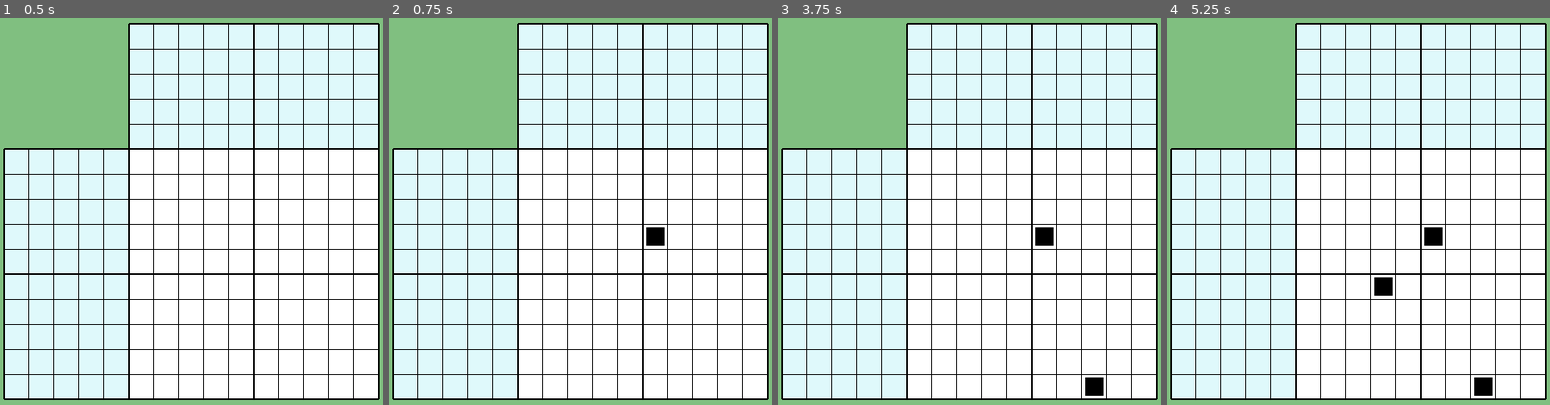
Above: before the commit, frames 1-4 (left to right).
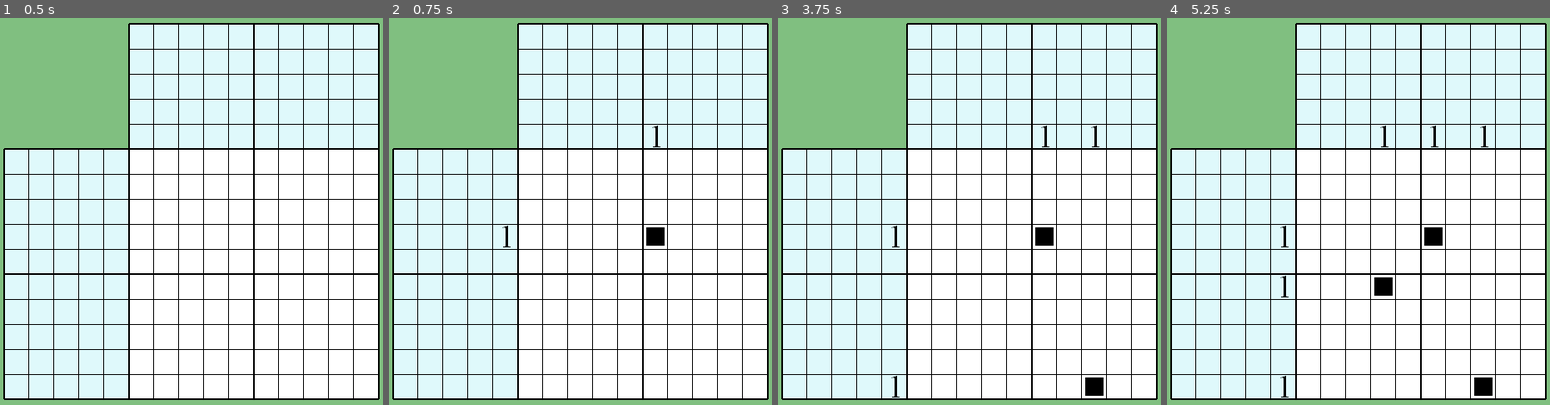
Above: after the commit, the same moments.

Repository: vivisuke/GodotNonogram
Game: Godot game, scene res://MainScene.tscn
Two runs of this game, one before a commit and one after it. Both use one fixed random seed, a clock stepped at 60 frames per second and the inputs below.
Inputs (mouse positions are in pixels of both pictures, inside the frame that each line leads up to):
- Up to frame 1 (0.5 s): no input
- Up to frame 2 (0.75 s): tap Enter at 0.5 s; move the mouse to (664, 242) at 0.52 s; click (664, 242) at 0.67 s
- Up to frame 3 (3.75 s): tap Space at 1.25, 2.75 s; move the mouse to (892, 308) at 1.27 s; click (892, 308) at 1.42 s; tap Enter at 2, 3.5 s; move the mouse to (1007, 126) at 2.02 s; click (1007, 126) at 2.17 s; move the mouse to (outside the picture) at 2.77 s; click (outside the picture) at 2.92 s; move the mouse to (1084, 374) at 3.52 s; click (1084, 374) at 3.67 s
- Up to frame 4 (5.25 s): tap Space at 4.25 s; move the mouse to (1243, 172) at 4.27 s; click (1243, 172) at 4.42 s; move the mouse to (1377, 273) at 5.02 s; click (1377, 273) at 5.17 s

Frame 1 is identical in both runs. In frame 2, less than 0.1% of the frame differs, in the area x 29-71%, y 27-60%; in frame 3, 0.2%; in frame 4, 0.3%, in the area x 29-84%, y 27-99%.

Commit message:
0009 ◎ C 05/17 05/17 0.001│ToDo│タイルセットに "1" ～ "10" 設定 0010 ◎ C 05/17 05/17 0.001│ToDo│手がかり数字自動計算

Diff:
--- a/GodotNonogram/MainScene.gd
+++ b/GodotNonogram/MainScene.gd
@@ -23,28 +23,63 @@
 	#print("BD WD = ", BOARD_WIDTH)
 	#$TileMap.set_cell(0, 0, 0)
 	#$TileMap.set_cell(1, 1, 1)
+	#$TileMap.set_cell(1, -1, 2)
+	#$TileMap.set_cell(1, -2, 3)
+	#$TileMap.set_cell(1, -3, 4)
+	#$TileMap.set_cell(1, -4, 5)
+	#$TileMap.set_cell(1, -5, 6)
+	#$TileMap.set_cell(2, -1, 6+1)
+	#$TileMap.set_cell(2, -2, 7+1)
+	#$TileMap.set_cell(2, -3, 8+1)
+	#$TileMap.set_cell(2, -4, 9+1)
+	#$TileMap.set_cell(2, -5, 10+1)
 	pass
 func _draw():
 	draw_rect(Rect2(0, 0, SCREEN_WIDTH, SCREEN_HEIGHT), Color(0.5, 0.75, 0.5))
-	"""
-	#draw_rect(Rect2(BOARD_X0, BOARD_Y0, BOARD_WIDTH, BOARD_HEIGHT), Color(1, 1, 1))
-	draw_rect(Rect2(ANS_X0, ANS_Y0, ANS_WIDTH, ANS_HEIGHT), Color(1, 1, 1))		# 解答エリア
-	draw_rect(Rect2(ANS_X0, BOARD_Y0, ANS_WIDTH, CELL_WIDTH*5), ColorClues)		# 手がかりエリア
-	draw_rect(Rect2(BOARD_X0, ANS_Y0, CELL_WIDTH*5, ANS_HEIGHT), ColorClues)		# 手がかりエリア
-
-	var y = BOARD_Y0 + CELL_WIDTH * 5
-	var y2 = BOARD_Y0 + BOARD_HEIGHT
-	for k in range(N_CELL_HORZ+1):		# 縦線
-		var y1 = y if k < 5 else BOARD_Y0
-		var wd = 1 if k % 5 != 0 else 2
-		draw_line(Vector2(BOARD_X0+k*CELL_WIDTH, y1), Vector2(BOARD_X0+k*CELL_WIDTH, y2), Color("#000000"), wd)
-	var x = BOARD_X0 + CELL_WIDTH * 5
-	var x2 = BOARD_X0 + BOARD_WIDTH
-	for k in range(N_CELL_VERT+1):		# 横線
-		var x1 = x if k < 5 else BOARD_X0
-		var wd = 1 if k % 5 != 0 else 2
-		draw_line(Vector2(x1, BOARD_Y0+k*CELL_WIDTH), Vector2(x2, BOARD_Y0+k*CELL_WIDTH), Color("#000000"), wd)
-	"""
+	pass
+func update_clues(x0, y0):
+	# 水平方向手がかり数字
+	var lst = []
+	var x = N_ANS_HORZ - 1
+	while x >= 0:
+		while x >= 0 && $TileMap.get_cell(x, y0) != 1:
+			x -= 1
+		if x < 0:
+			break
+		var n = 0
+		while x >= 0 && $TileMap.get_cell(x, y0) == 1:
+			x -= 1
+			n += 1
+		lst.push_back(n)
+	print(lst)
+	x = -1
+	for i in range(lst.size()):
+		$TileMap.set_cell(x, y0, lst[i] + 1)
+		x -= 1
+	while x >= -5:
+		$TileMap.set_cell(x, y0, -1)
+		x -= 1
+	# 垂直方向手がかり数字
+	lst = []
+	var y = N_ANS_VERT - 1
+	while y >= 0:
+		while y >= 0 && $TileMap.get_cell(x0, y) != 1:
+			y -= 1
+		if y < 0:
+			break
+		var n = 0
+		while y >= 0 && $TileMap.get_cell(x0, y) == 1:
+			y -= 1
+			n += 1
+		lst.push_back(n)
+	print(lst)
+	y = -1
+	for i in range(lst.size()):
+		$TileMap.set_cell(x0, y, lst[i] + 1)
+		y -= 1
+	while y >= -5:
+		$TileMap.set_cell(x0, y, -1)
+		y -= 1
 	pass
 func posToXY(pos):
 	var xy = Vector2(-1, -1)
@@ -64,3 +99,4 @@
 			var v = $TileMap.get_cell(xy.x, xy.y)
 			v = 1 if v < 0 else v - 1
 			$TileMap.set_cell(xy.x, xy.y, v)
+			update_clues(xy.x, xy.y)
--- a/GodotNonogram/MainScene.tscn
+++ b/GodotNonogram/MainScene.tscn
@@ -1,9 +1,19 @@
-[gd_scene load_steps=6 format=2]
+[gd_scene load_steps=16 format=2]
 
 [ext_resource path="res://MainScene.gd" type="Script" id=1]
 [ext_resource path="res://images/board.png" type="Texture" id=2]
 [ext_resource path="res://images/cross30x30.png" type="Texture" id=3]
 [ext_resource path="res://images/black30x30.png" type="Texture" id=4]
+[ext_resource path="res://images/num10.png" type="Texture" id=5]
+[ext_resource path="res://images/num2.png" type="Texture" id=6]
+[ext_resource path="res://images/num3.png" type="Texture" id=7]
+[ext_resource path="res://images/num9.png" type="Texture" id=8]
+[ext_resource path="res://images/num6.png" type="Texture" id=9]
+[ext_resource path="res://images/num4.png" type="Texture" id=10]
+[ext_resource path="res://images/num1.png" type="Texture" id=11]
+[ext_resource path="res://images/num5.png" type="Texture" id=12]
+[ext_resource path="res://images/num7.png" type="Texture" id=13]
+[ext_resource path="res://images/num8.png" type="Texture" id=14]
 
 [sub_resource type="TileSet" id=1]
 0/name = "cross30x30.png 0"
@@ -34,6 +44,146 @@
 1/shape_one_way_margin = 0.0
 1/shapes = [  ]
 1/z_index = 0
+2/name = "num1.png 2"
+2/texture = ExtResource( 11 )
+2/tex_offset = Vector2( 0, 0 )
+2/modulate = Color( 1, 1, 1, 1 )
+2/region = Rect2( 0, 0, 30, 30 )
+2/tile_mode = 0
+2/occluder_offset = Vector2( 0, 0 )
+2/navigation_offset = Vector2( 0, 0 )
+2/shape_offset = Vector2( 0, 0 )
+2/shape_transform = Transform2D( 1, 0, 0, 1, 0, 0 )
+2/shape_one_way = false
+2/shape_one_way_margin = 0.0
+2/shapes = [  ]
+2/z_index = 0
+3/name = "num2.png 3"
+3/texture = ExtResource( 6 )
+3/tex_offset = Vector2( 0, 0 )
+3/modulate = Color( 1, 1, 1, 1 )
+3/region = Rect2( 0, 0, 30, 30 )
+3/tile_mode = 0
+3/occluder_offset = Vector2( 0, 0 )
+3/navigation_offset = Vector2( 0, 0 )
+3/shape_offset = Vector2( 0, 0 )
+3/shape_transform = Transform2D( 1, 0, 0, 1, 0, 0 )
+3/shape_one_way = false
+3/shape_one_way_margin = 0.0
+3/shapes = [  ]
+3/z_index = 0
+4/name = "num3.png 4"
+4/texture = ExtResource( 7 )
+4/tex_offset = Vector2( 0, 0 )
+4/modulate = Color( 1, 1, 1, 1 )
+4/region = Rect2( 0, 0, 30, 30 )
+4/tile_mode = 0
+4/occluder_offset = Vector2( 0, 0 )
+4/navigation_offset = Vector2( 0, 0 )
+4/shape_offset = Vector2( 0, 0 )
+4/shape_transform = Transform2D( 1, 0, 0, 1, 0, 0 )
+4/shape_one_way = false
+4/shape_one_way_margin = 0.0
+4/shapes = [  ]
+4/z_index = 0
+5/name = "num4.png 5"
+5/texture = ExtResource( 10 )
+5/tex_offset = Vector2( 0, 0 )
+5/modulate = Color( 1, 1, 1, 1 )
+5/region = Rect2( 0, 0, 30, 30 )
+5/tile_mode = 0
+5/occluder_offset = Vector2( 0, 0 )
+5/navigation_offset = Vector2( 0, 0 )
+5/shape_offset = Vector2( 0, 0 )
+5/shape_transform = Transform2D( 1, 0, 0, 1, 0, 0 )
+5/shape_one_way = false
+5/shape_one_way_margin = 0.0
+5/shapes = [  ]
+5/z_index = 0
+6/name = "num5.png 6"
+6/texture = ExtResource( 12 )
+6/tex_offset = Vector2( 0, 0 )
+6/modulate = Color( 1, 1, 1, 1 )
+6/region = Rect2( 0, 0, 30, 30 )
+6/tile_mode = 0
+6/occluder_offset = Vector2( 0, 0 )
+6/navigation_offset = Vector2( 0, 0 )
+6/shape_offset = Vector2( 0, 0 )
+6/shape_transform = Transform2D( 1, 0, 0, 1, 0, 0 )
+6/shape_one_way = false
+6/shape_one_way_margin = 0.0
+6/shapes = [  ]
+6/z_index = 0
+7/name = "num6.png 7"
+7/texture = ExtResource( 9 )
+7/tex_offset = Vector2( 0, 0 )
+7/modulate = Color( 1, 1, 1, 1 )
+7/region = Rect2( 0, 0, 30, 30 )
+7/tile_mode = 0
+7/occluder_offset = Vector2( 0, 0 )
+7/navigation_offset = Vector2( 0, 0 )
+7/shape_offset = Vector2( 0, 0 )
+7/shape_transform = Transform2D( 1, 0, 0, 1, 0, 0 )
+7/shape_one_way = false
+7/shape_one_way_margin = 0.0
+7/shapes = [  ]
+7/z_index = 0
+8/name = "num7.png 8"
+8/texture = ExtResource( 13 )
+8/tex_offset = Vector2( 0, 0 )
+8/modulate = Color( 1, 1, 1, 1 )
+8/region = Rect2( 0, 0, 30, 30 )
+8/tile_mode = 0
+8/occluder_offset = Vector2( 0, 0 )
+8/navigation_offset = Vector2( 0, 0 )
+8/shape_offset = Vector2( 0, 0 )
+8/shape_transform = Transform2D( 1, 0, 0, 1, 0, 0 )
+8/shape_one_way = false
+8/shape_one_way_margin = 0.0
+8/shapes = [  ]
+8/z_index = 0
+9/name = "num8.png 9"
+9/texture = ExtResource( 14 )
+9/tex_offset = Vector2( 0, 0 )
+9/modulate = Color( 1, 1, 1, 1 )
+9/region = Rect2( 0, 0, 30, 30 )
+9/tile_mode = 0
+9/occluder_offset = Vector2( 0, 0 )
+9/navigation_offset = Vector2( 0, 0 )
+9/shape_offset = Vector2( 0, 0 )
+9/shape_transform = Transform2D( 1, 0, 0, 1, 0, 0 )
+9/shape_one_way = false
+9/shape_one_way_margin = 0.0
+9/shapes = [  ]
+9/z_index = 0
+10/name = "num9.png 10"
+10/texture = ExtResource( 8 )
+10/tex_offset = Vector2( 0, 0 )
+10/modulate = Color( 1, 1, 1, 1 )
+10/region = Rect2( 0, 0, 30, 30 )
+10/tile_mode = 0
+10/occluder_offset = Vector2( 0, 0 )
+10/navigation_offset = Vector2( 0, 0 )
+10/shape_offset = Vector2( 0, 0 )
+10/shape_transform = Transform2D( 1, 0, 0, 1, 0, 0 )
+10/shape_one_way = false
+10/shape_one_way_margin = 0.0
+10/shapes = [  ]
+10/z_index = 0
+11/name = "num10.png 11"
+11/texture = ExtResource( 5 )
+11/tex_offset = Vector2( 0, 0 )
+11/modulate = Color( 1, 1, 1, 1 )
+11/region = Rect2( 0, 0, 30, 30 )
+11/tile_mode = 0
+11/occluder_offset = Vector2( 0, 0 )
+11/navigation_offset = Vector2( 0, 0 )
+11/shape_offset = Vector2( 0, 0 )
+11/shape_transform = Transform2D( 1, 0, 0, 1, 0, 0 )
+11/shape_one_way = false
+11/shape_one_way_margin = 0.0
+11/shapes = [  ]
+11/z_index = 0
 
 [node name="MainScene" type="Node2D"]
 script = ExtResource( 1 )
Binary file added: GodotNonogram/images/num1.png
Not shown, added: GodotNonogram/images/num1.png.import
Binary file added: GodotNonogram/images/num10.png
Not shown, added: GodotNonogram/images/num10.png.import
Binary file added: GodotNonogram/images/num2.png
Not shown, added: GodotNonogram/images/num2.png.import
Binary file added: GodotNonogram/images/num3.png
Not shown, added: GodotNonogram/images/num3.png.import
Binary file added: GodotNonogram/images/num4.png
Not shown, added: GodotNonogram/images/num4.png.import
Binary file added: GodotNonogram/images/num5.png
Not shown, added: GodotNonogram/images/num5.png.import
(and 10 more such lines)
